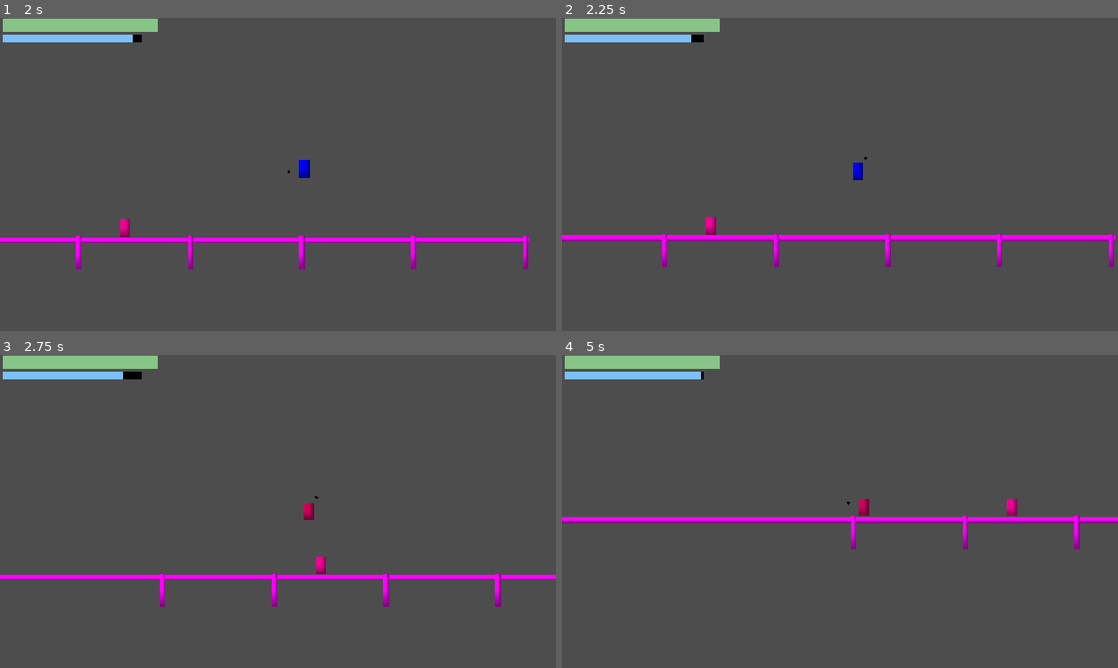
Above: before the commit, frames 1-4 (two rows, left to right).
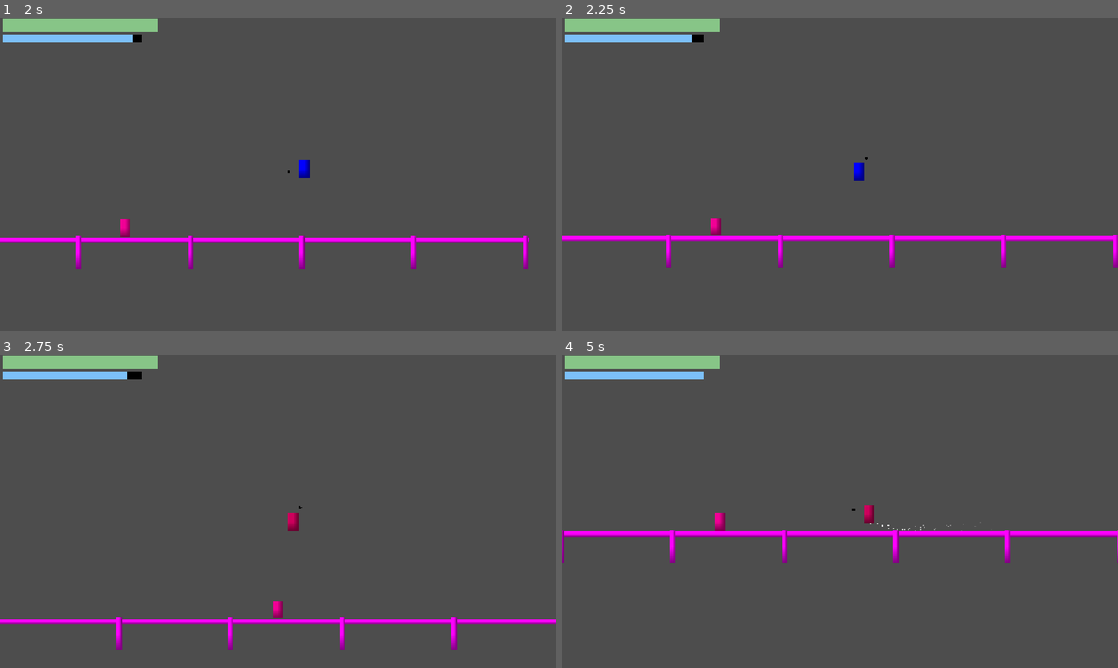
Above: after the commit, the same moments.

Repository: sharwenn-dev/cerulean_eclipse
Game: Godot game, scene res://scenes/test_world.tscn
Same seed, same stepped clock (60 frames per second), same inputs: the game is played once before the commit and once after it.
Inputs (mouse positions are in pixels of both pictures, inside the frame that each line leads up to):
- Up to frame 1 (2 s): tap Enter (ui_accept) at 0.5, 0.77, 1.52 s; move the mouse to (400, 158) at 0.52 s; hold D (ui_right) from 0.53 s (still down); click (400, 158) at 0.6 s; right-click (400, 158) at 0.8 s; move the mouse to (166, 190) at 1.27 s; right-click (166, 190) at 1.35 s; tap Q (spot dodge) at 1.55 s
- Up to frame 2 (2.25 s): move the mouse to (895, 105) at 2.02 s; release D (ui_right) at 2.03 s; hold A (ui_left) from 2.03 s (still down); tap Q (spot dodge) at 2.1 s
- Up to frame 3 (2.75 s): keep holding A (ui_left); click (333, 442) at 2.3 s
- Up to frame 4 (5 s): move the mouse to (812, 574) at 2.77 s; release A (ui_left) at 2.78 s; hold D (ui_right) 2.78-4.28 s; click (812, 574) at 2.85 s; tap Enter (ui_accept) at 3.02, 3.77, 4.52 s; right-click (812, 574) at 3.05 s; move the mouse to (1006, 558) at 3.52 s; right-click (1006, 558) at 3.6 s; tap Q (spot dodge) at 3.8, 4.35 s; move the mouse to (673, 464) at 4.27 s; hold A (ui_left) from 4.28 s (still down); click (673, 464) at 4.55 s

Frame 1 is identical in both runs. In frame 2, 1.8% of the frame differs, in the area x 0-100%, y 5-80%; in frame 3, 4.3%; in frame 4, 4.9%, in the area x 0-100%, y 5-67%.

Commit message:
update
normal dodge, attack movement, autohover variable, need to clean up next

Diff:
--- a/entities/player.gd
+++ b/entities/player.gd
@@ -36,18 +36,23 @@
 var momentum: Vector2 = Vector2.ZERO       # Stores horizontal momentum
 
 # Dash variables
+var auto_hover = false
 var is_dashing: bool = false
 var dash_time: float = 0.2
 var dash_timer: float = 0.0
 var dash_direction: Vector2 = Vector2.ZERO
 var dash_speed: float = 900.0
 
+
 # onready things, hud and children of player
 @onready var hud = $Camera2D/PlayerHud
 @onready var health_bar = $Camera2D/PlayerHud/health_bar
 @onready var hover_bar = $Camera2D/PlayerHud/hover_bar
 @onready var aim_marker = $marker
-
+@onready var movement_particle_preload = preload("res://scenes/movement_particle.tscn")
+
+
+#@onready var movement_particle = $CPUParticles2D
 # Player states
 enum States {IDLE, JUMPING, FALLING, ON_GROUND, HOVERING}
 var state: States = States.IDLE
@@ -75,7 +80,7 @@
 var max_combo: int = 5
 var attack_length: float = 1.7
 var attack_reset_time: float = 2
-var endlag_time: float = 1.0
+var endlag_time: float = 0.5
 var cooldown_time: float = 4.0
 var windup_time: float = 0.3
 
@@ -103,9 +108,13 @@
 	combat_state = CombatState.ATTACKING
 	$CollisionShape2D/Sprite2D.modulate = Color.INDIAN_RED
 	if attack_index < max_combo:
+		do_cdash(true)
 		attack_timer = attack_reset_time
 		_activate_hitbox(attack_index)
 	if attack_index >= max_combo:
+		set_state(States.FALLING)
+		gravity = falling_gravity
+		do_cdash(false)
 		_activate_hitbox(attack_index)
 		moved = false
 		_start_endlag()
@@ -150,6 +159,7 @@
 	if combat_state == CombatState.PREATTACK:
 		windup_timer -= delta
 		if windup_timer <= 0.0:
+
 			attack()
 
 	# ATTACKING and some combo handling
@@ -278,19 +288,73 @@
 # --------------------------
 # Dash System
 # --------------------------
+
+func get_move_direction() -> Vector2:
+	var dir = Vector2.ZERO
+
+	if Input.is_action_pressed("ui_right"):
+		dir.x += 1
+	if Input.is_action_pressed("ui_left"):
+		dir.x -= 1
+	if Input.is_action_pressed("ui_down"):
+		dir.y += 1
+	if Input.is_action_pressed("ui_up"):
+		dir.y -= 1
+
+	return dir.normalized()
+
+
 func do_dash():
+	auto_hover = true
 	velocity = Vector2.ZERO
 	is_dashing = true
+	dash_speed = 900.0
 	dash_timer = dash_time
 	dash_direction = (get_global_mouse_position() - global_position).normalized()
 	gravity = 0
 	velocity = Vector2.ZERO
 
-# --------------------------
-# Spot Dodge System
-# --------------------------
+func do_cdash(ahover):
+	if is_dashing:
+		return
+	velocity = Vector2.ZERO
+	auto_hover = ahover
+	is_dashing = true
+	dash_speed = 500.0
+	dash_timer = dash_time
+	dash_direction = (get_global_mouse_position() - global_position).normalized()
+
+	var timer = get_tree().create_timer(dash_time)
+	timer.timeout.connect(func():
+		if not is_on_floor() and not hovering and data.hover > 10 and auto_hover == true:
+			set_state(States.HOVERING)
+			jump_buffer = 0
+			is_jumping = false
+		is_dashing = false
+	)
+
 func do_spot_dodge():
-	print("yup yup")
+	if is_dashing:
+		return
+	auto_hover = false
+	# stop all momentum first
+	velocity = Vector2.ZERO
+	dash_speed = 700.0
+	dash_timer = dash_time
+	# get movement direction
+	dash_direction = get_move_direction()
+	if dash_direction == Vector2.ZERO:
+		return
+	# fallback if not moving
+	if dash_direction == Vector2.ZERO:
+		dash_direction = Vector2.RIGHT  # or use facing direction
+
+	is_dashing = true
+
+	var timer = get_tree().create_timer(dash_time)
+	timer.timeout.connect(func():
+		is_dashing = false
+	)
 # --------------------------
 # HUD Updates
 # --------------------------
@@ -355,14 +419,14 @@
 		if dash_timer <= 0:
 			is_dashing = false
 			gravity = base_gravity
-			if not is_on_floor() and not hovering and data.hover > 10:
+			if not is_on_floor() and not hovering and data.hover > 10 and auto_hover == true:
 				set_state(States.HOVERING)
 				jump_buffer = 0
 				is_jumping = false
 		return
 
 	# HOVERING LOGIC
-	if state == States.HOVERING:
+	if state == States.HOVERING and is_dashing == false:
 		data.hover -= 10 * delta
 		if Input.is_action_just_pressed("ui_accept") or data.hover <= 0:
 			set_state(States.FALLING)
@@ -403,10 +467,19 @@
 			data.hover += 15 * delta
 			data.hover = min(data.hover, 100)
 		if input_x != 0:
+			if not has_node("CPUParticles2D"):
+				var instance = movement_particle_preload.instantiate()
+				add_child(instance)
+				$CPUParticles2D.position = Vector2(0.0,14.0)
+			$CPUParticles2D.visible = true
 			velocity.x = move_toward(velocity.x, target_speed, accel * delta)
 		else:
+			if has_node("CPUParticles2D"):
+				$CPUParticles2D.queue_free()
 			velocity.x = move_toward(velocity.x, 0, FRICTION * delta)
 	else:
+		if has_node("CPUParticles2D"):
+				$CPUParticles2D.queue_free()
 		var air_accel = AERIAL_ACCELERATION
 		if input_x != 0 and sign(input_x) != sign(velocity.x) and velocity.x != 0:
 			air_accel = TURN_ACCELERATION
--- a/entities/player.tscn
+++ b/entities/player.tscn
@@ -1,9 +1,10 @@
-[gd_scene load_steps=8 format=3 uid="uid://bbvejlpo6idx6"]
+[gd_scene format=3 uid="uid://bbvejlpo6idx6"]
 
 [ext_resource type="Script" uid="uid://bplvu181dh666" path="res://entities/player.gd" id="1_merdl"]
 [ext_resource type="Script" uid="uid://dkhdubccdvsx1" path="res://entities/player_camera.gd" id="2_b0kkn"]
 [ext_resource type="Script" uid="uid://dupdght4tujt6" path="res://entities/sprite_2d.gd" id="3_e4p34"]
 [ext_resource type="PackedScene" uid="uid://dl6f3d2ia0dw6" path="res://menus/playerHUD.tscn" id="3_rfe5m"]
+[ext_resource type="PackedScene" uid="uid://coah5siyndfow" path="res://scenes/movement_particle.tscn" id="5_qly61"]
 
 [sub_resource type="CapsuleShape2D" id="CapsuleShape2D_u3f3p"]
 
@@ -11,30 +12,35 @@
 
 [sub_resource type="PlaceholderTexture2D" id="PlaceholderTexture2D_b0kkn"]
 
-[node name="Player" type="CharacterBody2D" groups=["Players"]]
+[node name="Player" type="CharacterBody2D" unique_id=199075380 groups=["Players"]]
 script = ExtResource("1_merdl")
 
-[node name="CollisionShape2D" type="CollisionShape2D" parent="."]
+[node name="CollisionShape2D" type="CollisionShape2D" parent="." unique_id=103403220]
 shape = SubResource("CapsuleShape2D_u3f3p")
 
-[node name="Sprite2D" type="Sprite2D" parent="CollisionShape2D"]
+[node name="Sprite2D" type="Sprite2D" parent="CollisionShape2D" unique_id=770836048]
 modulate = Color(0.5764706, 0.58431375, 0.99607843, 1)
+visibility_layer = 2
 position = Vector2(0, 4.7683716e-07)
 scale = Vector2(16, 28.000004)
 texture = SubResource("PlaceholderTexture2D_merdl")
 
-[node name="Camera2D" type="Camera2D" parent="."]
+[node name="Camera2D" type="Camera2D" parent="." unique_id=153731233]
 zoom = Vector2(1.3, 1.3)
 process_callback = 0
 position_smoothing_enabled = true
 position_smoothing_speed = 10.0
 script = ExtResource("2_b0kkn")
 
-[node name="PlayerHud" parent="Camera2D" instance=ExtResource("3_rfe5m")]
+[node name="PlayerHud" parent="Camera2D" unique_id=452409037 instance=ExtResource("3_rfe5m")]
 
-[node name="marker" type="Sprite2D" parent="."]
+[node name="marker" type="Sprite2D" parent="." unique_id=459347929]
 visible = false
 modulate = Color(0, 0, 0, 1)
 scale = Vector2(4, 4)
 texture = SubResource("PlaceholderTexture2D_b0kkn")
 script = ExtResource("3_e4p34")
+
+[node name="CPUParticles2D" parent="." unique_id=1505244 instance=ExtResource("5_qly61")]
+visible = false
+position = Vector2(0, 14)
--- a/project.godot
+++ b/project.godot
@@ -8,11 +8,15 @@
 
 config_version=5
 
+[animation]
+
+compatibility/default_parent_skeleton_in_mesh_instance_3d=true
+
 [application]
 
 config/name="Cerulean Eclipse"
 run/main_scene="uid://rswxc6a0a8t4"
-config/features=PackedStringArray("4.5", "Forward Plus")
+config/features=PackedStringArray("4.6", "Forward Plus")
 config/icon="res://icon.svg"
 
 [display]
--- /dev/null
+++ b/scenes/movement_particle.tscn
@@ -0,0 +1,29 @@
+[gd_scene load_steps=5 format=3 uid="uid://coah5siyndfow"]
+
+[sub_resource type="CanvasItemMaterial" id="CanvasItemMaterial_3bcyn"]
+
+[sub_resource type="Gradient" id="Gradient_ooere"]
+colors = PackedColorArray(1, 1, 1, 1, 1, 1, 1, 0)
+
+[sub_resource type="GradientTexture1D" id="GradientTexture1D_uogr1"]
+gradient = SubResource("Gradient_ooere")
+width = 1
+
+[sub_resource type="Gradient" id="Gradient_mxici"]
+colors = PackedColorArray(1, 1, 1, 1, 1, 1, 1, 0)
+
+[node name="CPUParticles2D" type="CPUParticles2D"]
+material = SubResource("CanvasItemMaterial_3bcyn")
+amount = 80
+texture = SubResource("GradientTexture1D_uogr1")
+lifetime = 0.4
+lifetime_randomness = 0.1
+fixed_fps = 30
+emission_shape = 3
+emission_rect_extents = Vector2(8, 1)
+direction = Vector2(0, -0.2)
+spread = 20.68
+gravity = Vector2(0, 0.1)
+initial_velocity_max = 40.0
+damping_max = 4.0
+color_ramp = SubResource("Gradient_mxici")
